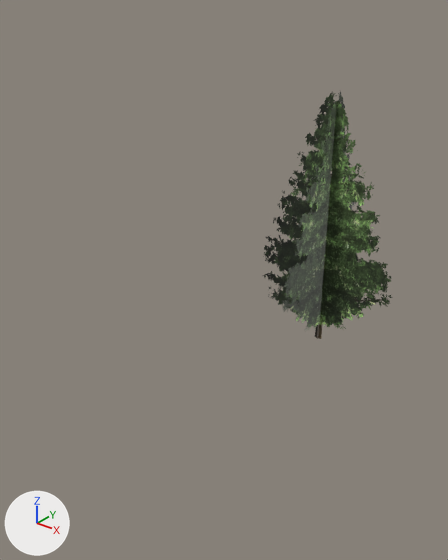
Before and after pictures for a commit that changed the Blender file Assets/Models/treefab.blend.
Rendered twice from a camera (50 mm lens) standing at (3.65, -6.68, 4.46) and looking at (-0.11, -1.97, 1.55). Every picture has the same lights, and +X, +Y and +Z are marked at lower left.

The first picture shows 'spruce-tree-spruce-tree-nature-landscapes-276ce8-1024'.
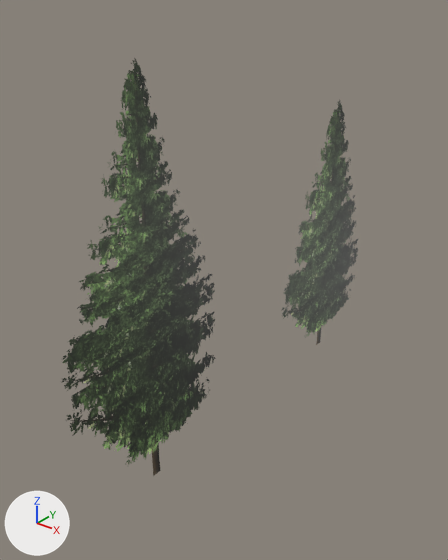
Where the change shows, as pixel boxes [x1, y1, x2, y2] in the pictures (448 x 560 px; the box of a moved part takes in the faces that stretch with it):
'spruce-tree-spruce-tree-nature-landscapes-276ce8-1024.001', added
    after: [61, 60, 216, 476]
'spruce-tree-spruce-tree-nature-landscapes-276ce8-1024', reshaped, moved (40% narrower)
    before: [263, 92, 392, 339]
    after: [281, 99, 358, 345]
part 1 of me_spruce_tree_spruce_tree_nature_landscapes_276ce8_1024, moved or reshaped
    before: [282, 92, 357, 339]
    after: [281, 99, 358, 345]
part 2 of me_spruce_tree_spruce_tree_nature_landscapes_276ce8_1024, deleted (green)
    before: [263, 92, 392, 339]

Edits to the bpy script that builds the scene:
```text
Change me_spruce_tree_spruce_tree_nature_landscapes_276ce8_1024:
    where me_spruce_tree_spruce_tree_nature_landscapes_276ce8_1024.from_pydata(...)  # 8 vertices, 2 faces; spans x -1.0..1.0, y -1.68..1.68, z -1.0..1.0
    used by ob_spruce_tree_spruce_tree_nature_landscapes_276ce8_1024; location = (0.0, 0.01, 1.61); rotation_euler = (1.571, 0.0, 1.571), in degrees (90, 0, 90)
    me_spruce_tree_spruce_tree_nature_landscapes_276ce8_1024 part 1: the loose piece of 4 vertices spanning x -1.0..1.0, y -1.68..1.68, z 0.0 is moved by (0.0, 1.59, 0.0)
    me_spruce_tree_spruce_tree_nature_landscapes_276ce8_1024 part 2: the loose piece of 4 vertices spanning x 0.0, y -1.68..1.68, z -1.0..1.0 is deleted
Add me_spruce_tree_spruce_tree_nature_landscapes_276ce8_1024_001:
    me_spruce_tree_spruce_tree_nature_landscapes_276ce8_1024_001.from_pydata(...)  # 8 vertices, 3 faces; spans x -1.0..1.0, y -1.79..2.51, z 0.0
    me_spruce_tree_spruce_tree_nature_landscapes_276ce8_1024_001.materials.append(mat_spruce_tree_spruce_tree_nature_landscapes_276ce8_1024)
Change ob_spruce_tree_spruce_tree_nature_landscapes_276ce8_1024:
    ob_spruce_tree_spruce_tree_nature_landscapes_276ce8_1024.location: (0.0, 0.01, 1.61) -> (0.0, 0.01, -0.07)
Add ob_spruce_tree_spruce_tree_nature_landscapes_276ce8_1024_001:
    ob_spruce_tree_spruce_tree_nature_landscapes_276ce8_1024_001 = bpy.data.objects.new('spruce-tree-spruce-tree-nature-landscapes-276ce8-1024.001', me_spruce_tree_spruce_tree_nature_landscapes_276ce8_1024_001)
    ob_spruce_tree_spruce_tree_nature_landscapes_276ce8_1024_001.location = (0.0, -3.24, 1.61)
    ob_spruce_tree_spruce_tree_nature_landscapes_276ce8_1024_001.rotation_euler = (1.571, 0.0, 1.571)  # degrees (90, 0, 90)
```
